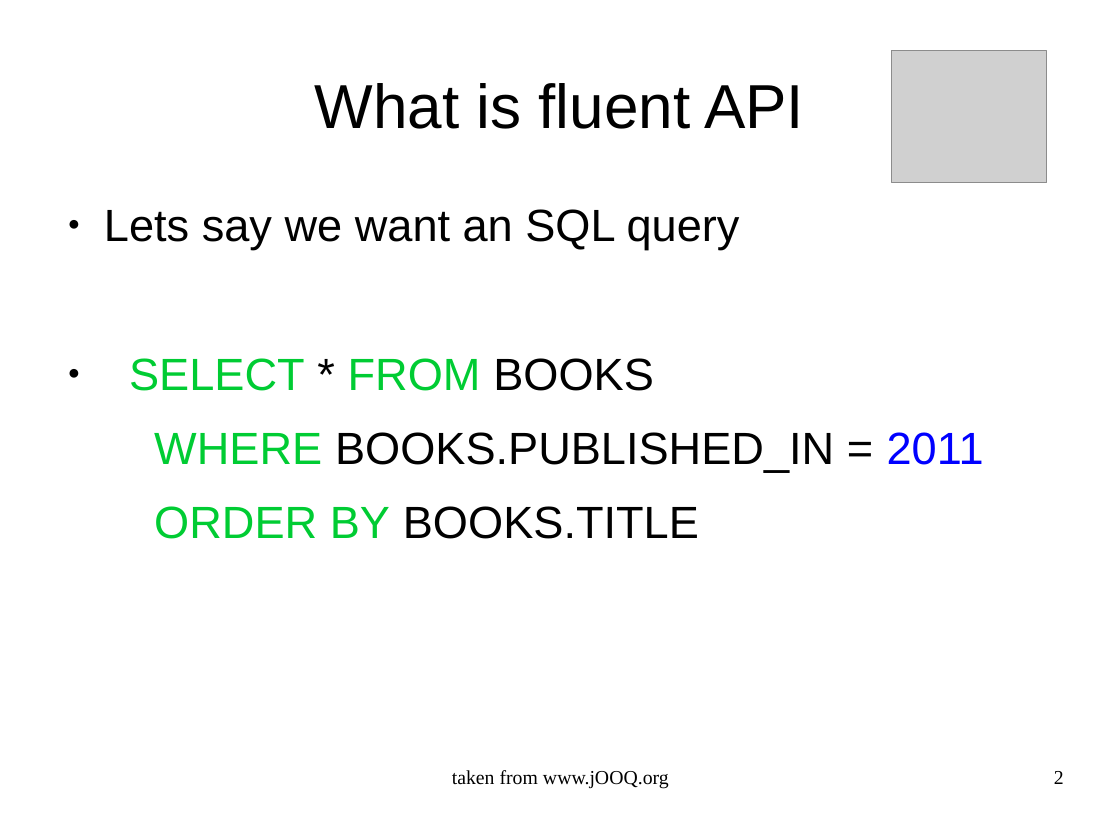
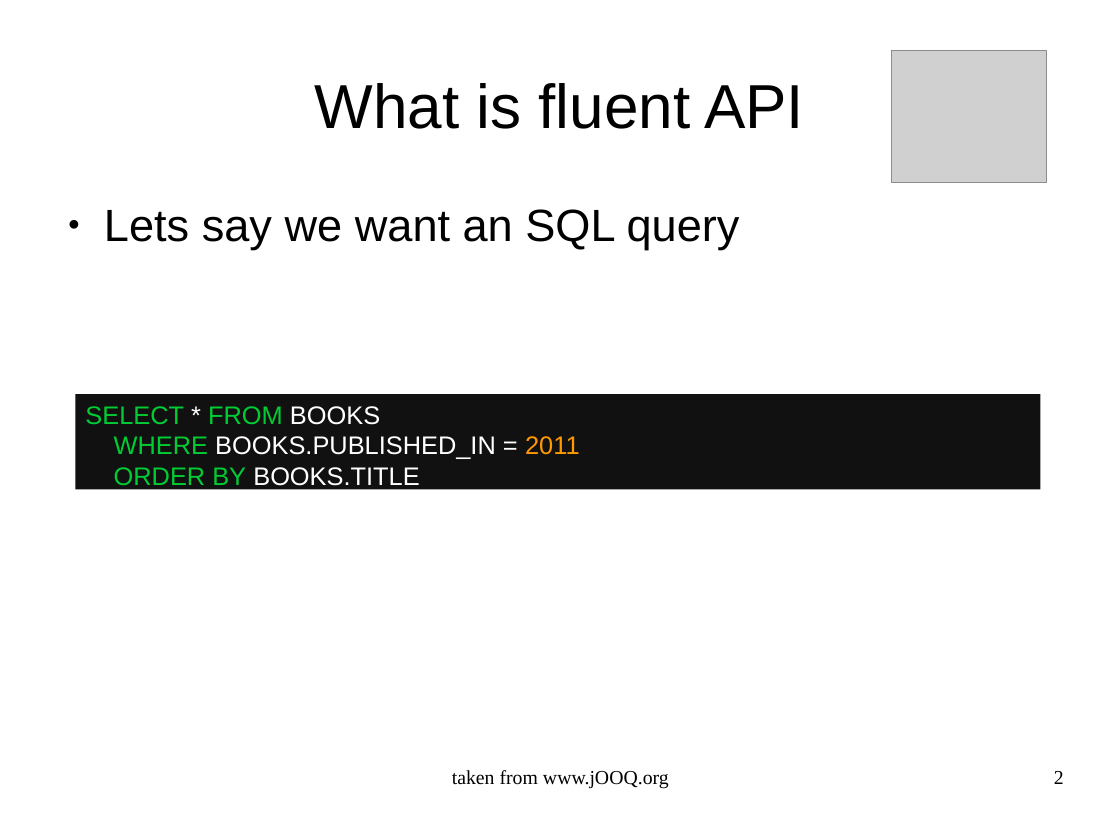
Before and after one commit to OriRoth/fling, a slide deck: slide 2 of Manuscripts/Thesis Seminar/Thesis Seminar.odp. Drawn at 1120x840 pixels with LibreOffice and Linux fonts; fonts in the diff are those of the drawing; grey boxes stand for pictures. Boxes give left, top, right and bottom in pixels: in the first picture for what was removed or moved away, otherwise in the second. Text is boxed around its words. In the diff, an @@ line names an element or a change of style, - is before the commit and + after.

```diff
--- a/Manuscripts/Thesis Seminar/Thesis Seminar.odp
+++ b/Manuscripts/Thesis Seminar/Thesis Seminar.odp
@@ text at (x1=129, y1=358, x2=984, y2=539): paragraphs removed @@
-● SELECT * FROM BOOKS
-WHERE BOOKS.PUBLISHED_IN = 2011
-ORDER BY BOOKS.TITLE
@@ rectangle added at (x1=75, y1=394, x2=1041, y2=490), fill #111111, 18 pt, text #FFFFFF @@
+SELECT * FROM BOOKS
+WHERE BOOKS.PUBLISHED_IN = 2011
+ORDER BY BOOKS.TITLE
```
Also in this commit, not shown: 1 other slide changed, 6 slides added, 1 other file.
